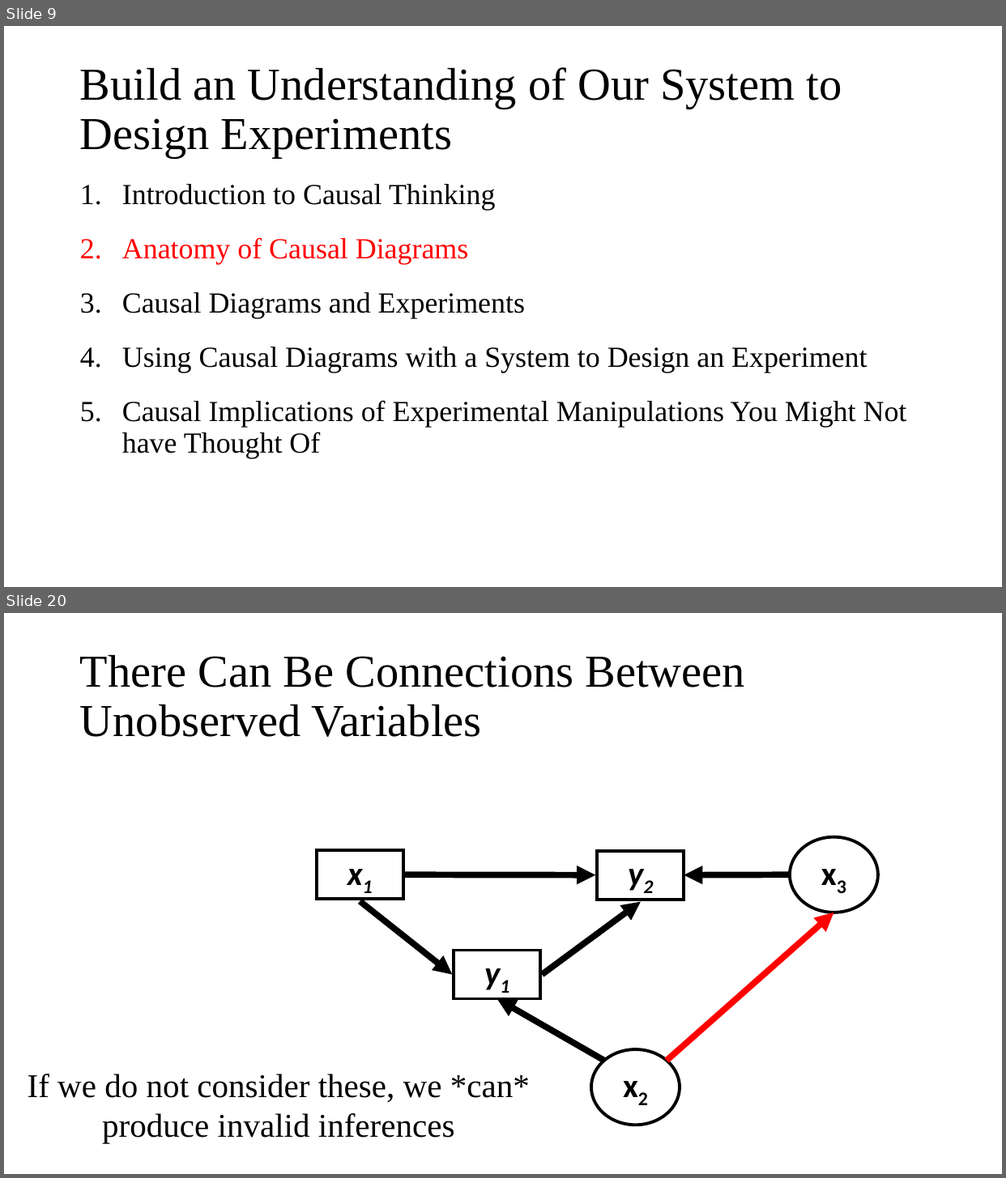
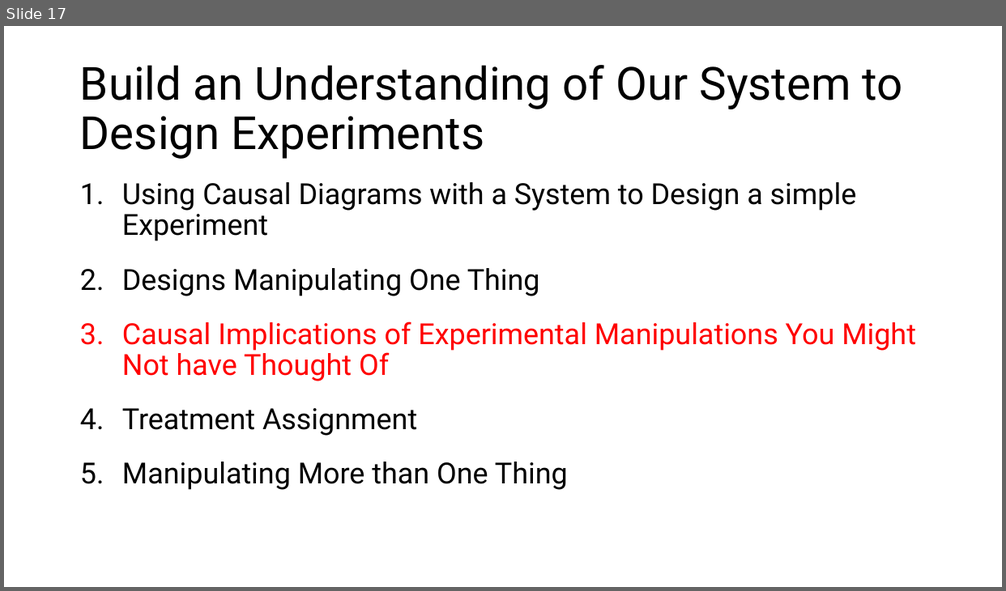
Before and after one commit to biol607/biol607.github.io, a slide deck: lectures/causality_experiments.pptx. Shown one above the other, each under a label of ours: slides 9 and 20 before the commit, slide 17 after it; the slides between them are not shown. The pictures are 1006x1178 and 1006x591 pixels, drawn with LibreOffice and Linux fonts; fonts in the diff are those of the drawing. Boxes give left, top, right and bottom in pixels: in the first picture for what was removed or moved away, otherwise in the second. Text is boxed around its words. In the diff, an @@ line names an element or a change of style, - is before the commit and + after.

Commit message:
Updating expt design lecture

```diff
--- a/lectures/causality_experiments.pptx
+++ b/lectures/causality_experiments.pptx
@@ slide 20 removed at box(4, 613, 1002, 1174), background #FFFFFF @@
@@ title removed at box(80, 654, 745, 737) @@
-There Can Be Connections Between Unobserved Variables
@@ rectangle removed at box(317, 850, 404, 899) @@
-x1
@@ rectangle removed at box(598, 851, 684, 900) @@
-y2
@@ ellipse removed at box(790, 837, 879, 913) @@
-x3
@@ arrow removed from (405, 875) to (595, 875) @@
@@ arrow removed from (790, 875) to (684, 875) @@
@@ arrow removed from (360, 901) to (453, 974) @@
@@ arrow removed from (543, 974) to (641, 902) @@
@@ arrow removed from (667, 1061) to (834, 913) @@
@@ rectangle removed at box(454, 951, 541, 999) @@
-y1
@@ arrow removed from (604, 1061) to (497, 999) @@
@@ ellipse removed at box(592, 1050, 680, 1125) @@
-x2
@@ text removed at box(27, 1074, 530, 1144) @@
-If we do not consider these, we *can* produce invalid inferences
@@ what was slide 9 is now slide 17 @@
@@ slide 17 changed as well @@
@@ title "Build an Understanding of Our ..." at box(80, 65, 903, 159): font Times New Roman to Roboto @@
@@ text at box(122, 182, 857, 297): text changed; font Times New Roman to Roboto @@
-1. Introduction to Causal Thinking
-2. Anatomy of Causal Diagrams
-3. Causal Diagrams and Experiments
-4. Using Causal Diagrams with a System to Design an Experiment
+1. Using Causal Diagrams with a System to Design a simple Experiment
+2. Designs Manipulating One Thing
@@ text at box(122, 322, 916, 382): font Times New Roman to Roboto, text colour #000000 to #FF0000 in "Causal Implications of Experimental Manipulations You Might ..." @@
@@ text at box(122, 408, 568, 490): paragraphs added @@
+4. Treatment Assignment
+5. Manipulating More than One Thing
```
Also in this commit, not shown: 21 other slides changed, 25 slides added, 29 other slides removed.
